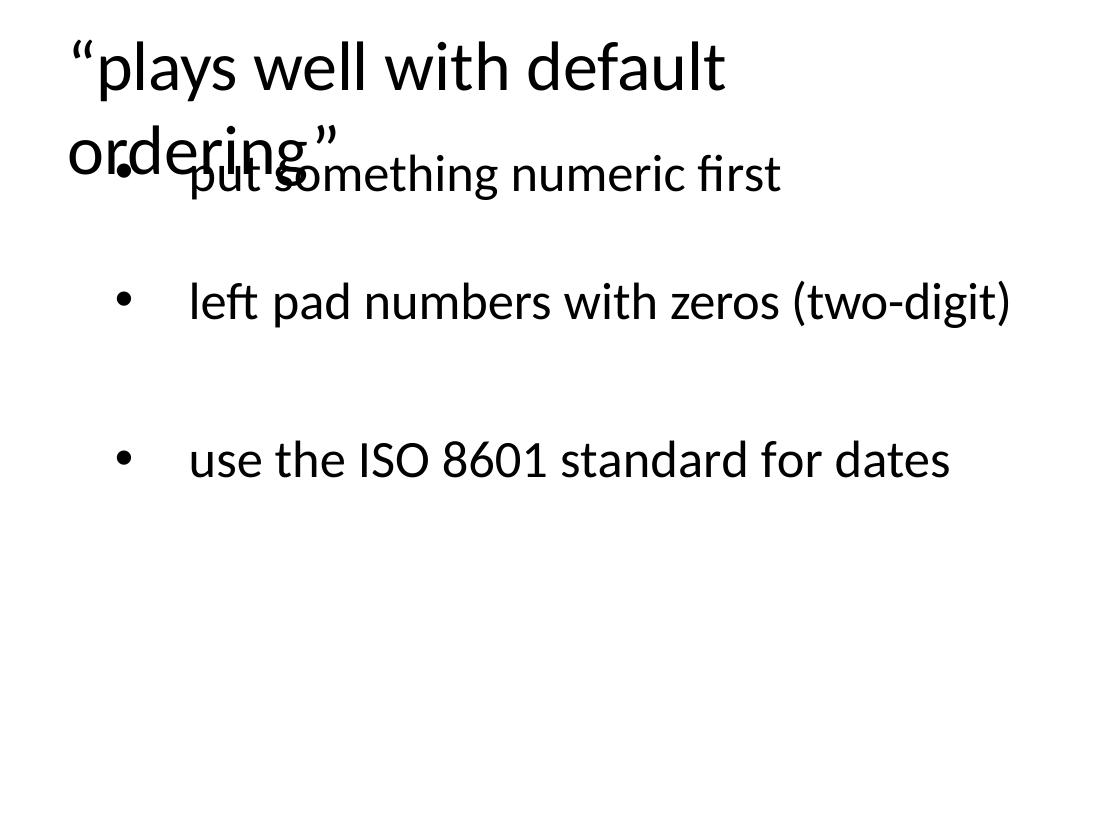
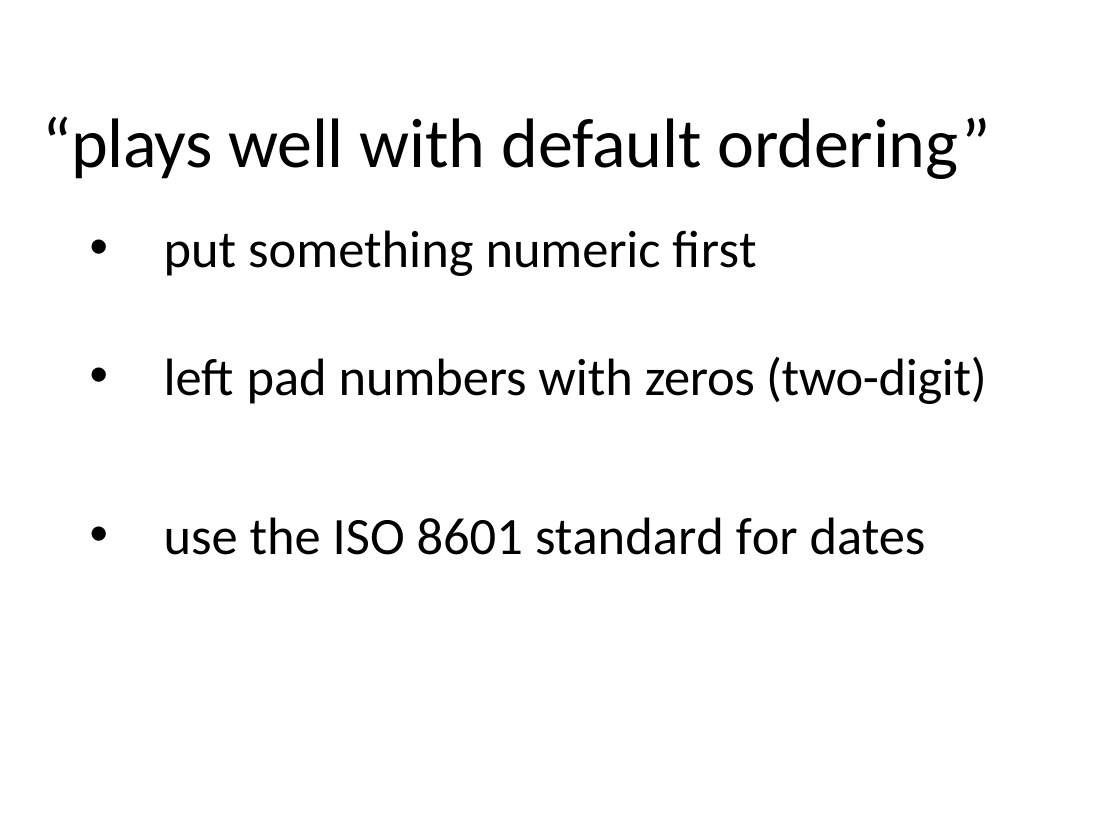
Before and after one commit to cmgienger/rmd_best_practices, a slide deck: slide 17 of documents/0-best-practices.pptx. Drawn at 1120x840 pixels with LibreOffice and Linux fonts; fonts in the diff are those of the drawing. Boxes give left, top, right and bottom in pixels: in the first picture for what was removed or moved away, otherwise in the second. Text is boxed around its words. In the diff, an @@ line names an element or a change of style, - is before the commit and + after.

```diff
--- a/documents/0-best-practices.pptx
+++ b/documents/0-best-practices.pptx
@@ title "“plays well with default ordering”" rewrapped from [68, 39, 727, 191] to [43, 116, 991, 179] @@
@@ text "put something numeric first" rewrapped from [189, 147, 1012, 478] to [164, 230, 987, 555] @@
```
Also in this commit, not shown: 26 other slides changed, 2 other files.
